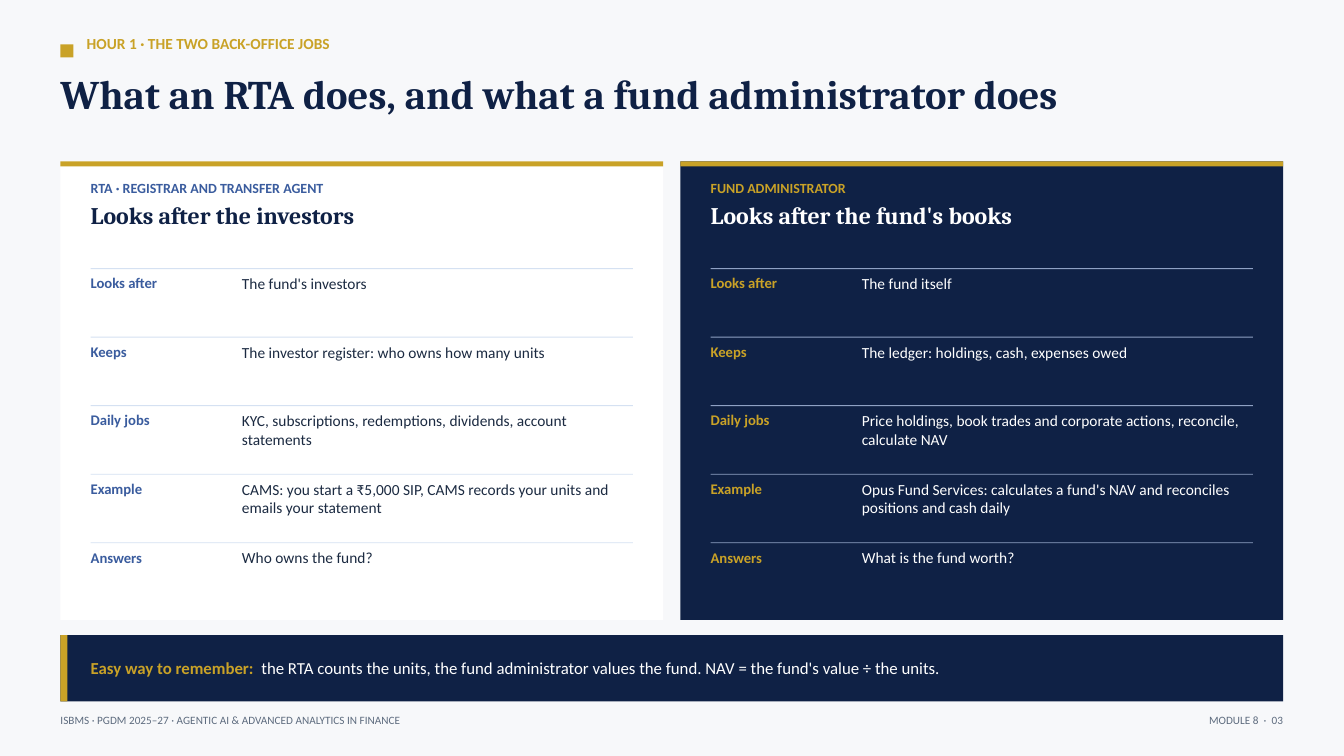
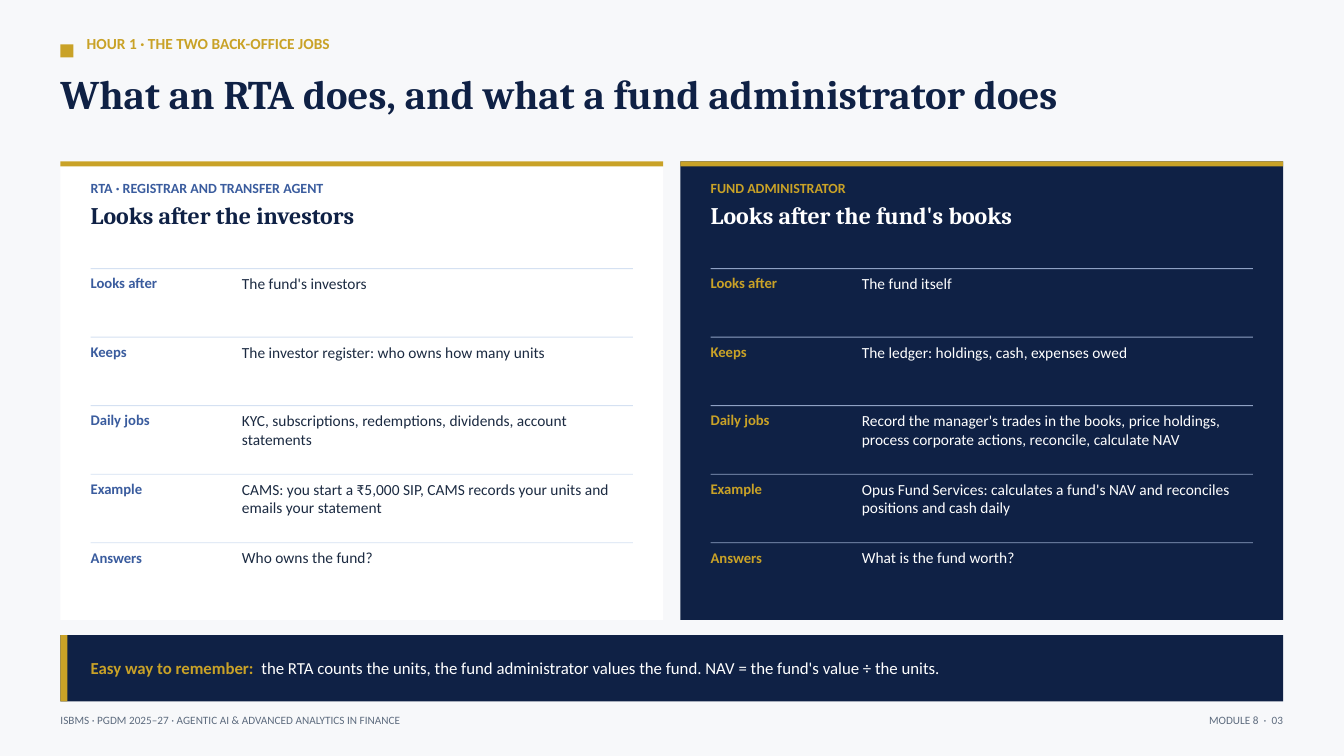
Before and after one commit to tejasgjadhav/AIFINANCE, a slide deck: slide 3 of slides/Module-08-Fund-Administration-NAV.pptx. Drawn at 1344x756 pixels with LibreOffice and Linux fonts; fonts in the diff are those of the drawing. Boxes give left, top, right and bottom in pixels: in the first picture for what was removed or moved away, otherwise in the second. Text is boxed around its words. In the diff, an @@ line names an element or a change of style, - is before the commit and + after.

```diff
--- a/slides/Module-08-Fund-Administration-NAV.pptx
+++ b/slides/Module-08-Fund-Administration-NAV.pptx
@@ text at [862,415,1220,448]: text changed @@
-Price holdings, book trades and corporate actions, reconcile, calculate NAV
+Record the manager's trades in the books, price holdings, process corporate actions, reconcile, calculate NAV
```
Also in this commit, not shown: 1 other slide changed, 1 other file.
